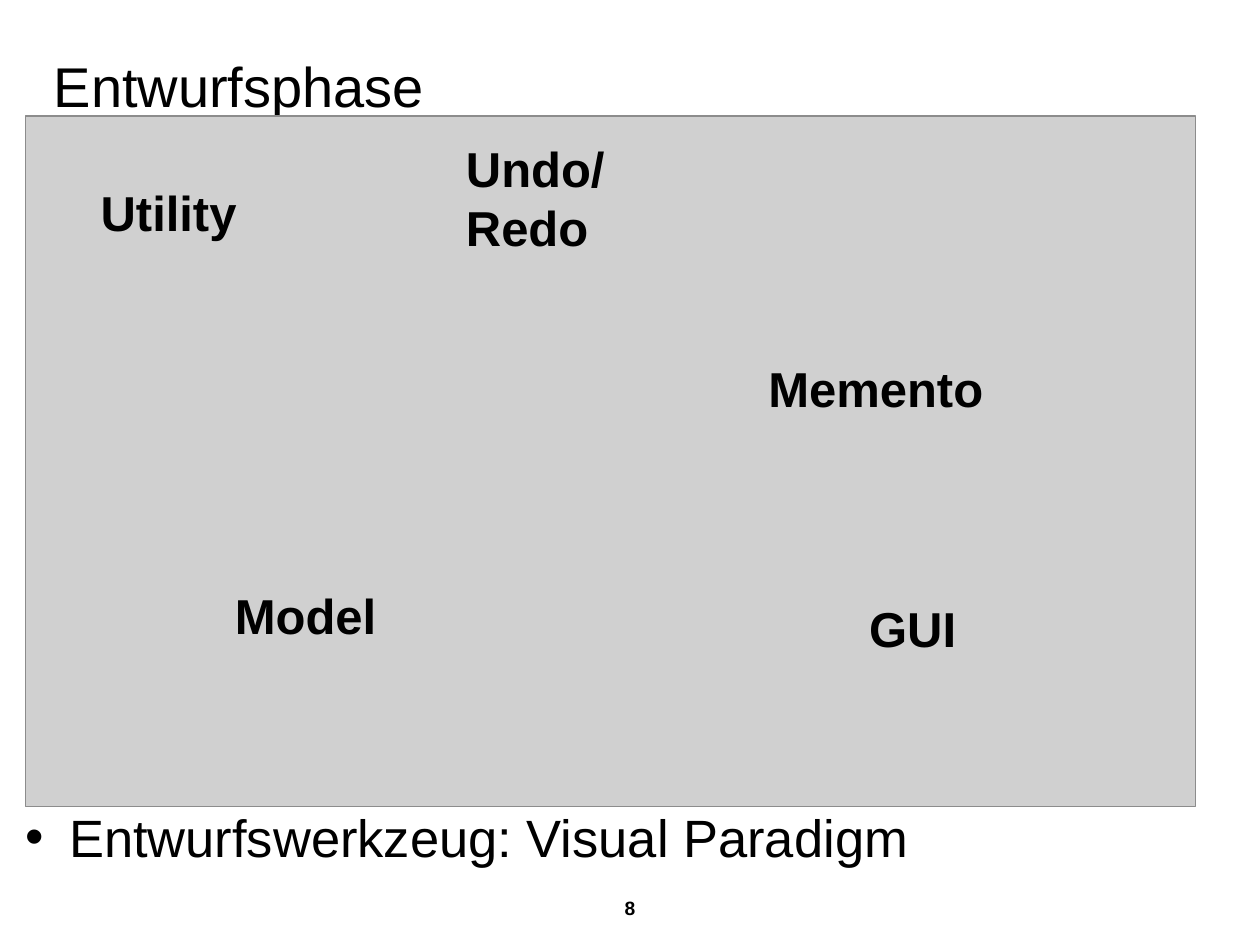
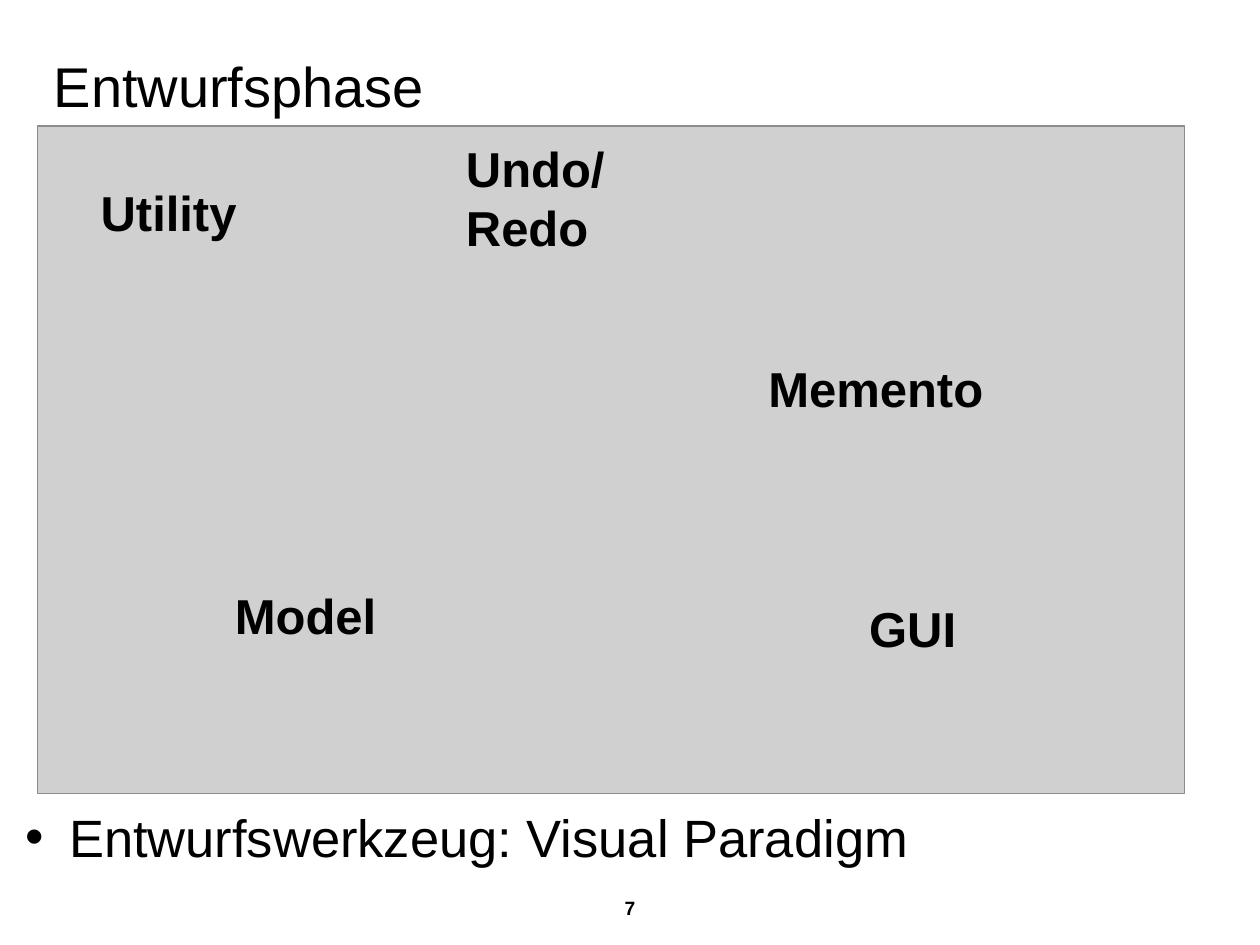
Before and after one commit to SuppenGeist/pse-ws1516-videoencoder-ta, a slide deck: slide 7 of Präsentation/Präsentation.odp (slide 8 before the commit). Drawn at 1260x945 pixels with LibreOffice and Linux fonts; fonts in the diff are those of the drawing; grey boxes stand for pictures; background and template pictures are left out. Boxes give left, top, right and bottom in pixels: in the first picture for what was removed or moved away, otherwise in the second. Text is boxed around its words. In the diff, an @@ line names an element or a change of style, - is before the commit and + after.

```diff
--- a/Präsentation/Präsentation.odp
+++ b/Präsentation/Präsentation.odp
@@ picture: place and size @@
-picture at <box>26,116,1196,806</box>
+picture at <box>38,126,1184,794</box>
@@ page number at <box>625,901,636,915</box>: text changed @@
-8
+7
```
Also in this commit, not shown: 7 other slides changed, 2 slides added, 1 slide removed.
